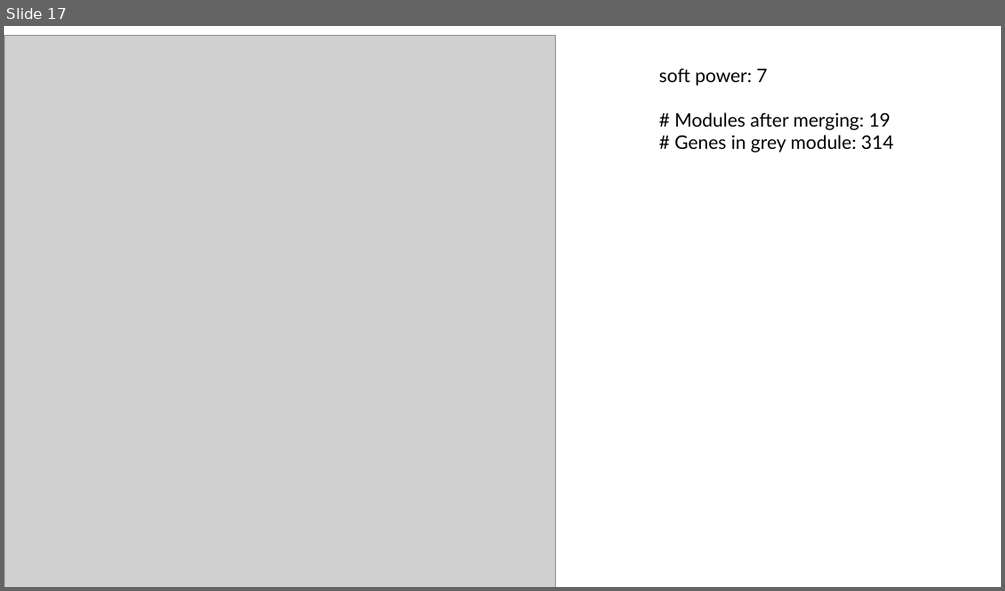
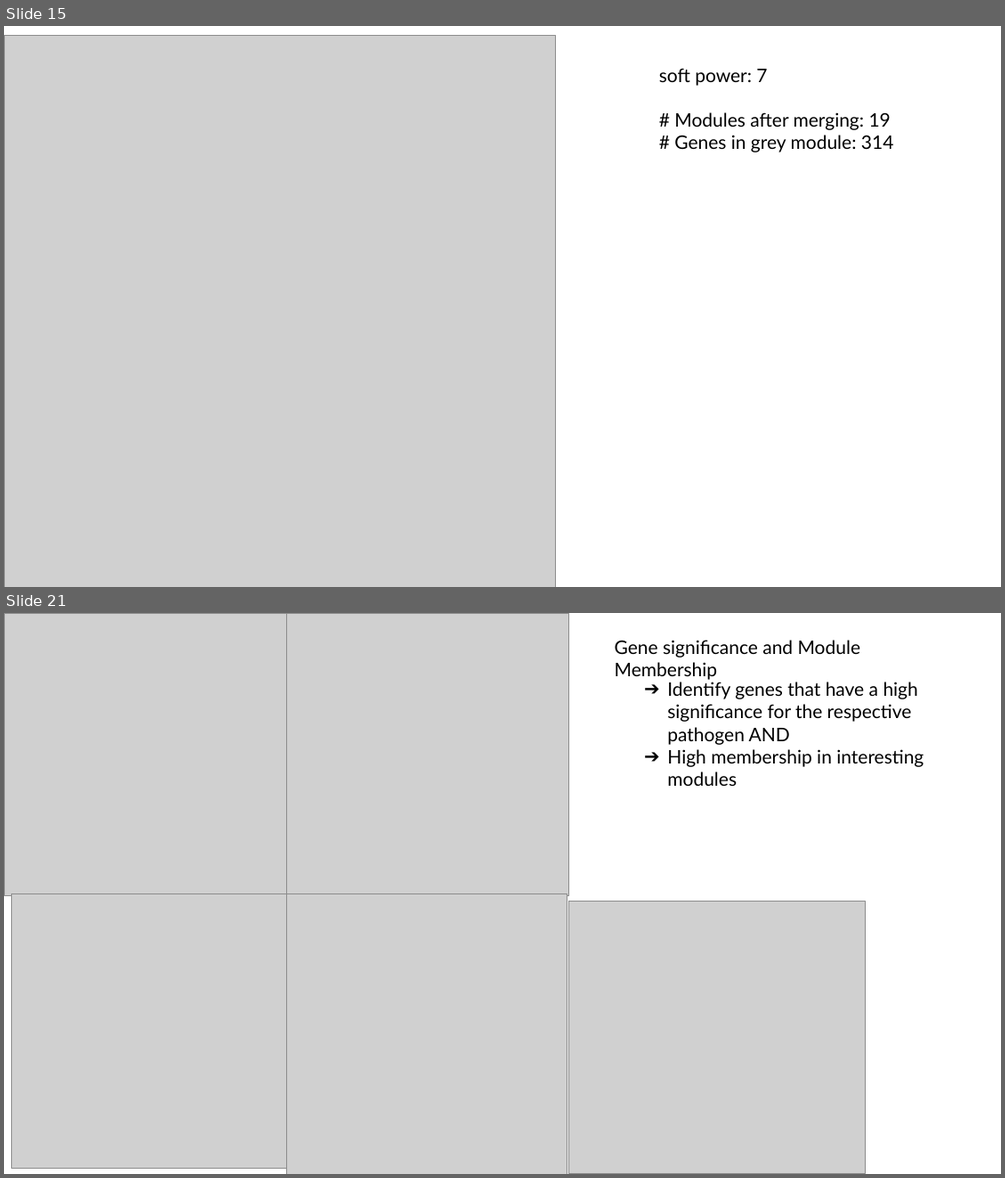
Before and after one commit to luisabender/bioinformatics-bachelor-s-thesis, a slide deck: progress.pptx. Shown one above the other, each under a label of ours: slide 17 before the commit, slides 15 and 21 after it; the slides between them are not shown. The pictures are 1005x591 and 1005x1178 pixels, drawn with LibreOffice and Linux fonts; fonts in the diff are those of the drawing; grey boxes stand for pictures. Boxes give left, top, right and bottom in pixels: in the first picture for what was removed or moved away, otherwise in the second. Text is boxed around its words. In the diff, an @@ line names an element or a change of style, - is before the commit and + after.

```diff
--- a/progress.pptx
+++ b/progress.pptx
@@ slide 21 added at (x1=4, y1=613, x2=1001, y2=1174), background #FFFFFF @@
@@ picture added at (x1=4, y1=613, x2=286, y2=895) @@
@@ picture added at (x1=286, y1=613, x2=568, y2=895) @@
@@ text added at (x1=615, y1=640, x2=861, y2=680), 18 pt, text #000000 @@
+Gene significance and Module Membership
@@ text added at (x1=667, y1=682, x2=923, y2=786), 18 pt, text #000000 @@
+➔ Identify genes that have a high significance for the respective pathogen AND
+➔ High membership in interesting modules
@@ picture added at (x1=11, y1=893, x2=286, y2=1167) @@
@@ picture added at (x1=286, y1=893, x2=566, y2=1174) @@
@@ picture added at (x1=568, y1=900, x2=865, y2=1174) @@
@@ what was slide 17 is now slide 15 @@
```
Also in this commit, not shown: 5 slides changed, 9 other slides added, 4 slides removed, 33 other files.
